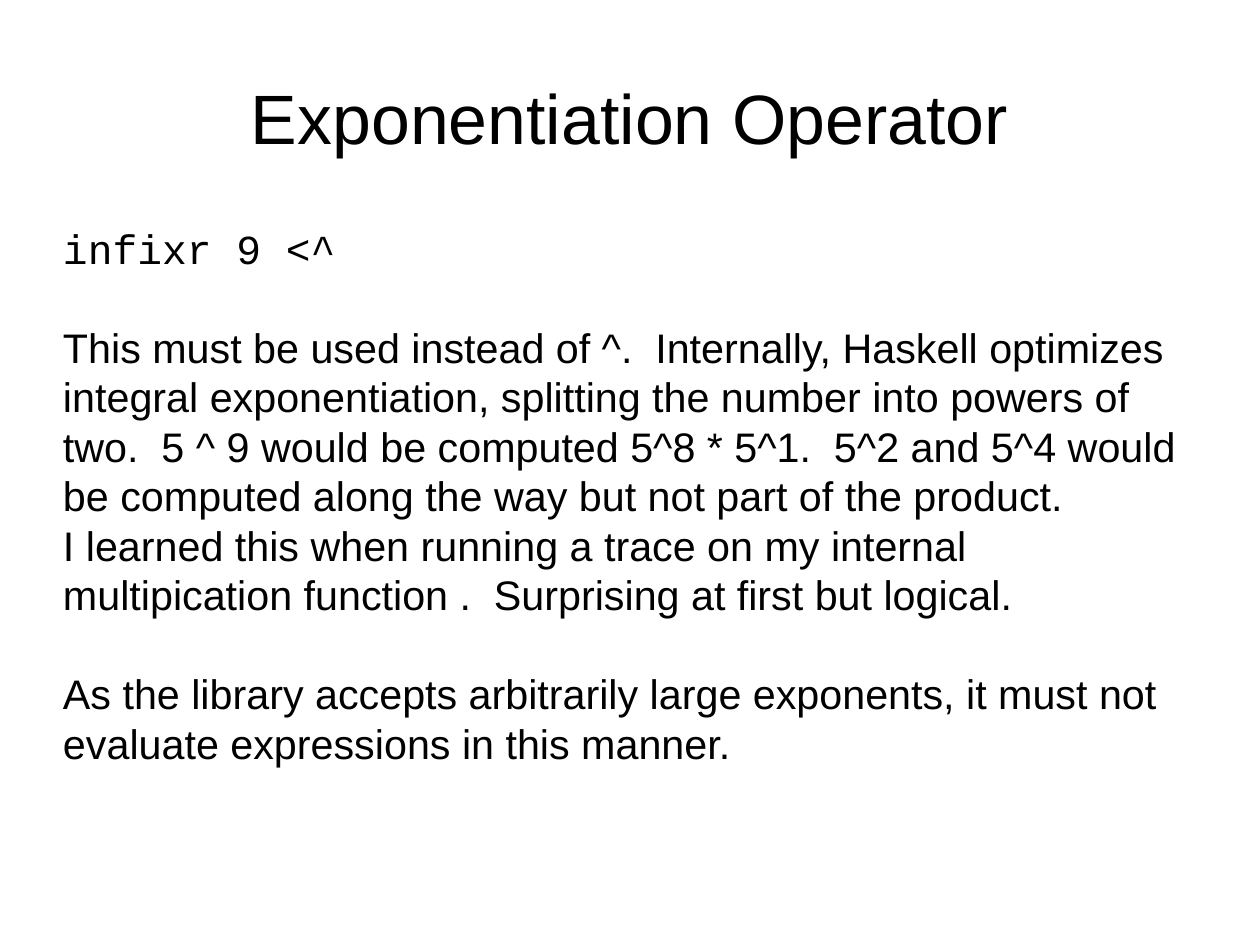
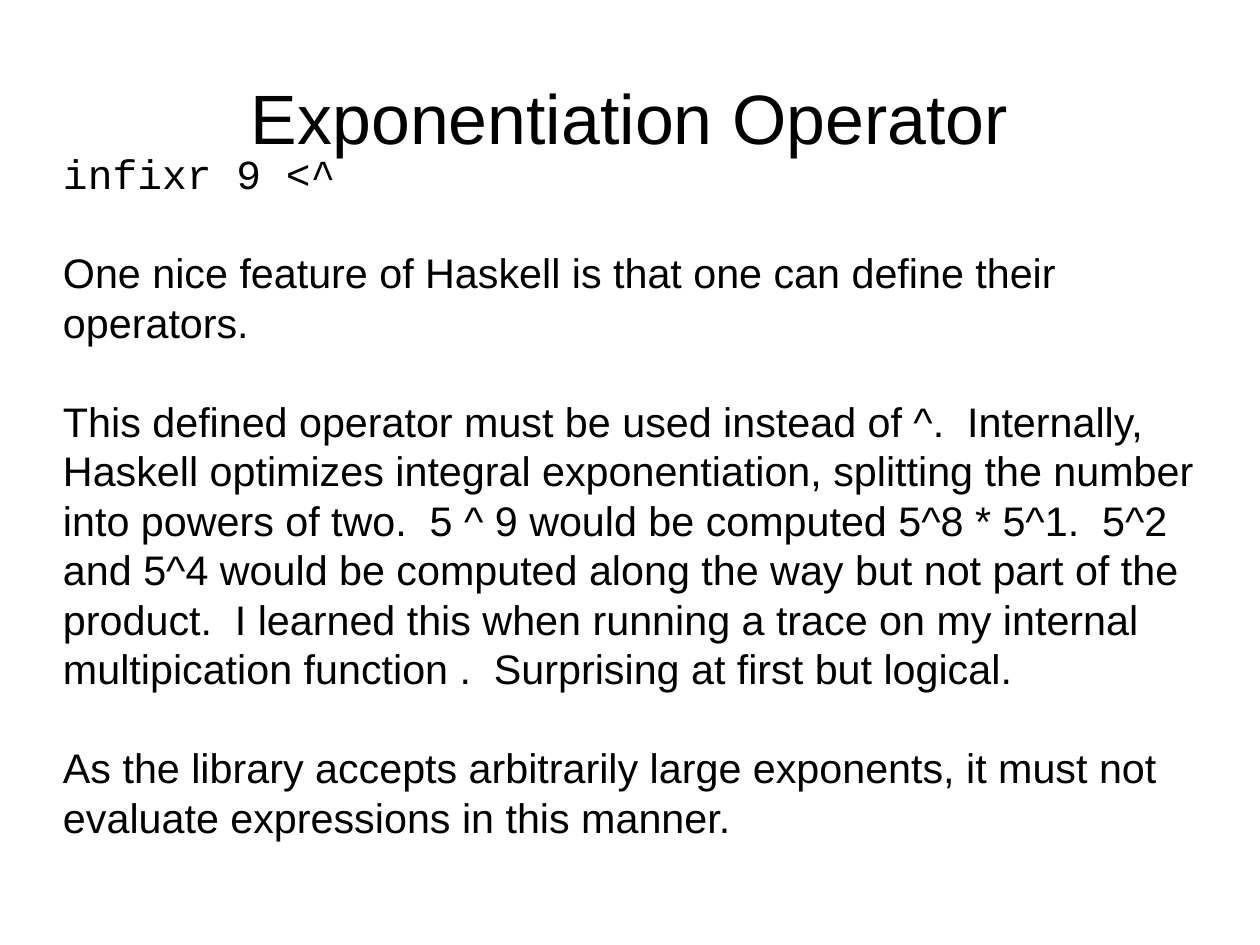
Before and after one commit to grandpascorpion/canon, a slide deck: slide 27 of goBigOrGoHome.odp. Drawn at 1260x945 pixels with LibreOffice and Linux fonts; fonts in the diff are those of the drawing. Boxes give left, top, right and bottom in pixels: in the first picture for what was removed or moved away, otherwise in the second. Text is boxed around its words. In the diff, an @@ line names an element or a change of style, - is before the commit and + after.

```diff
--- a/goBigOrGoHome.odp
+++ b/goBigOrGoHome.odp
@@ subtitle "infixr 9 <^": place and size @@
-subtitle "infixr 9 <^" at <box>63,234,1176,767</box>
+subtitle "infixr 9 <^" at <box>63,159,1193,841</box>
@@ subtitle at <box>63,258,1193,841</box>: text changed @@
-This must be used instead of ^. Internally, Haskell optimizes integral exponentiation, splitting the number into powers of two. 5 ^ 9 would be computed 5^8 * 5^1. 5^2 and 5^4 would be computed along the way but not part of the product.
-I learned this when running a trace on my internal multipication function . Surprising at first but logical.
-As the library accepts arbitrarily large exponents, it must not evaluate expressions in this manner.
+One nice feature of Haskell is that one can define their operators.
+This defined operator must be used instead of ^. Internally, Haskell optimizes integral exponentiation, splitting the number into powers of two. 5 ^ 9 would be computed 5^8 * 5^1. 5^2 and 5^4 would be computed along the way but not part of the product. I learned this when running a trace on my internal multipication function . Surprising at first but logical.
+As the library accepts arbitrarily large exponents, it must not evaluate expressions in this manner.
```
Also in this commit, not shown: 17 other slides changed, 3 slides added.
